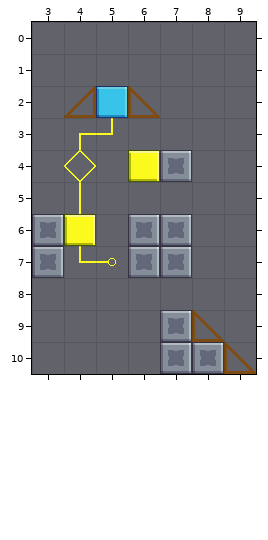
Level history. Tiled map (JSON): Assets/Level_Editor/TileMap/Room_63.tmj. The picture above is the old version.
Cells are 32x32 px. Shown: x 3..9, y 0..10.
The same view after the edit:
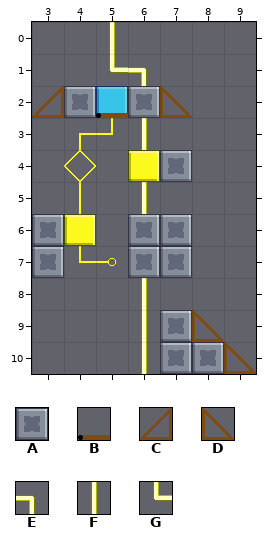
Key: from "tileSet": A 33 "wall", B 83 "door", C 106 "bridge", D 107 "bridge", E 212 "cable_wire", F 220 "cable_wire", G 230 "cable_wire".
_ is an empty cell.
Tiles of an added or newly shown layer are drawn over the layers below it.
The edit:
Layer "Overlap":
Tile E is added in row 1 at x 6.
Tile F is added in row 0 at x 5; in row 3 at x 6; in row 5 at x 6; in rows 8 to 10 at x 6.
Tile G is added in row 1 at x 5.
Layer "Blocks":
Tile A replaces tile C in row 2 at x 4.
Tile A replaces tile D in row 2 at x 6.
Tile C is added in row 2 at x 3.
Tile D is added in row 2 at x 7.
Layer "Door" (added):
Tile B is added in row 2 at x 5.
